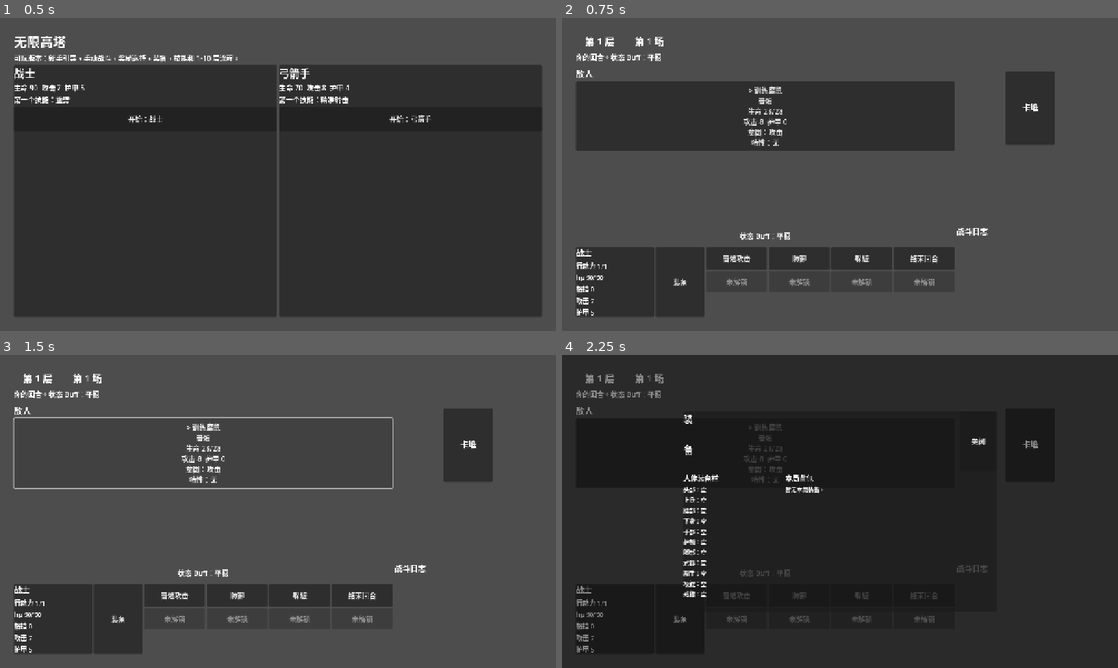
Above: before the commit, frames 1-4 (two rows, left to right).
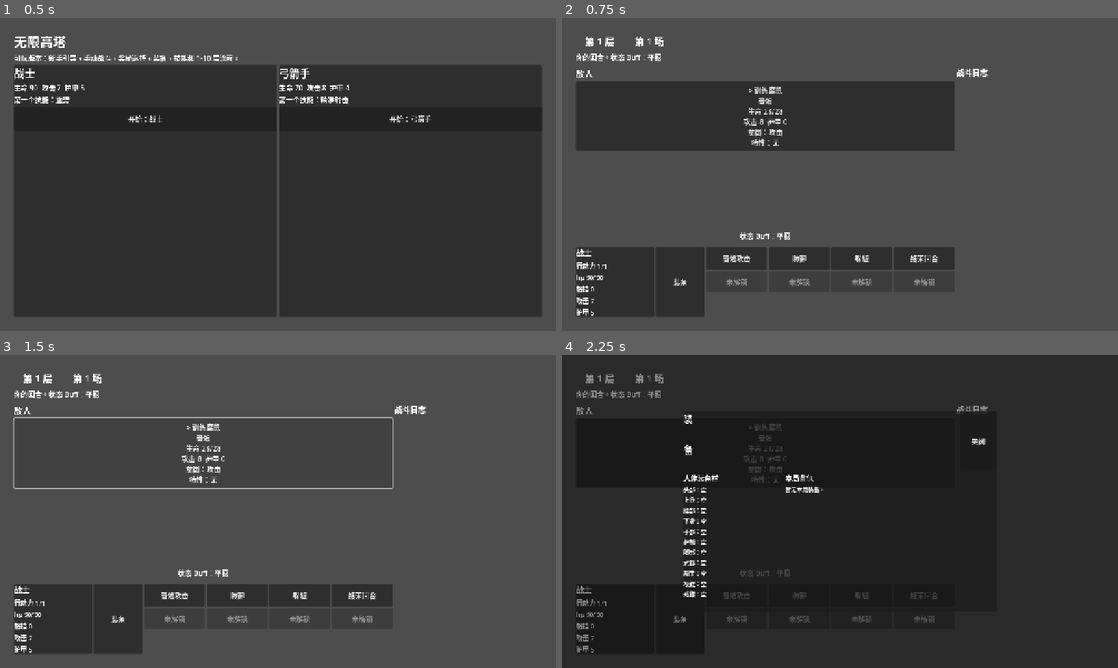
Above: after the commit, the same moments.

Repository: vacryleaf/super_tower
Game: Godot game, scene res://scenes/main.tscn
Two runs of this game, one before a commit and one after it. Both use one fixed random seed, a clock stepped at 60 frames per second and the inputs below.
Inputs:
- Up to frame 1 (0.5 s): no input
- Up to frame 2 (0.75 s): click "开始：战士" at 0.5 s
- Up to frame 3 (1.5 s): click "> 训练腐鼠 普通 生命 28/28 攻击 8 护甲 0 …" at 1.25 s
- Up to frame 4 (2.25 s): click "装备" at 2 s

Frame 1 is identical in both runs. In frame 2, 2.3% of the frame differs, in the area x 71-89%, y 16-70%; in frame 3, 2.3%; in frame 4, 0.2%.

Commit message:
Remove deck display

Diff:
--- a/GameProject/scripts/main.gd
+++ b/GameProject/scripts/main.gd
@@ -15,7 +15,6 @@
 var player_status_labels: Dictionary = {}
 var message_label_node: Label = null
 var pending_state_label_node: Label = null
-var deck_node: Control = null
 var action_buttons: Array[Button] = []
 var skill_buttons: Array[Button] = []
 var log_text_node: RichTextLabel = null
@@ -115,7 +114,6 @@
 	player_status_node = null
 	player_status_labels.clear()
 	pending_state_label_node = null
-	deck_node = null
 	action_buttons.clear()
 	skill_buttons.clear()
 	log_text_node = null
@@ -156,7 +154,6 @@
 	right.custom_minimum_size = Vector2(340, 0)
 	right.size_flags_vertical = Control.SIZE_EXPAND_FILL
 	body.add_child(right)
-	_render_deck(right)
 	_render_log(right)
 	if equipment_open:
 		_show_equipment_overlay()
@@ -317,25 +314,6 @@
 	center.set_anchors_preset(Control.PRESET_FULL_RECT)
 	center.add_child(_equipment_panel())
 	overlay.add_child(center)
-
-
-func _render_deck(parent: Control) -> void:
-	var deck_holder := CenterContainer.new()
-	deck_holder.size_flags_horizontal = Control.SIZE_EXPAND_FILL
-	deck_holder.custom_minimum_size = Vector2(0, 190)
-	deck_node = PanelContainer.new()
-	deck_node.custom_minimum_size = Vector2(112, 170)
-	var box := VBoxContainer.new()
-	box.alignment = BoxContainer.ALIGNMENT_CENTER
-	deck_node.add_child(box)
-	var title := _label("卡堆", 18)
-	title.horizontal_alignment = HORIZONTAL_ALIGNMENT_CENTER
-	title.vertical_alignment = VERTICAL_ALIGNMENT_CENTER
-	title.size_flags_vertical = Control.SIZE_EXPAND_FILL
-	box.add_child(title)
-	deck_holder.add_child(deck_node)
-	parent.add_child(deck_holder)
-	parent.add_child(_spacer_vertical())
 
 
 func _on_attack_pressed() -> void:
